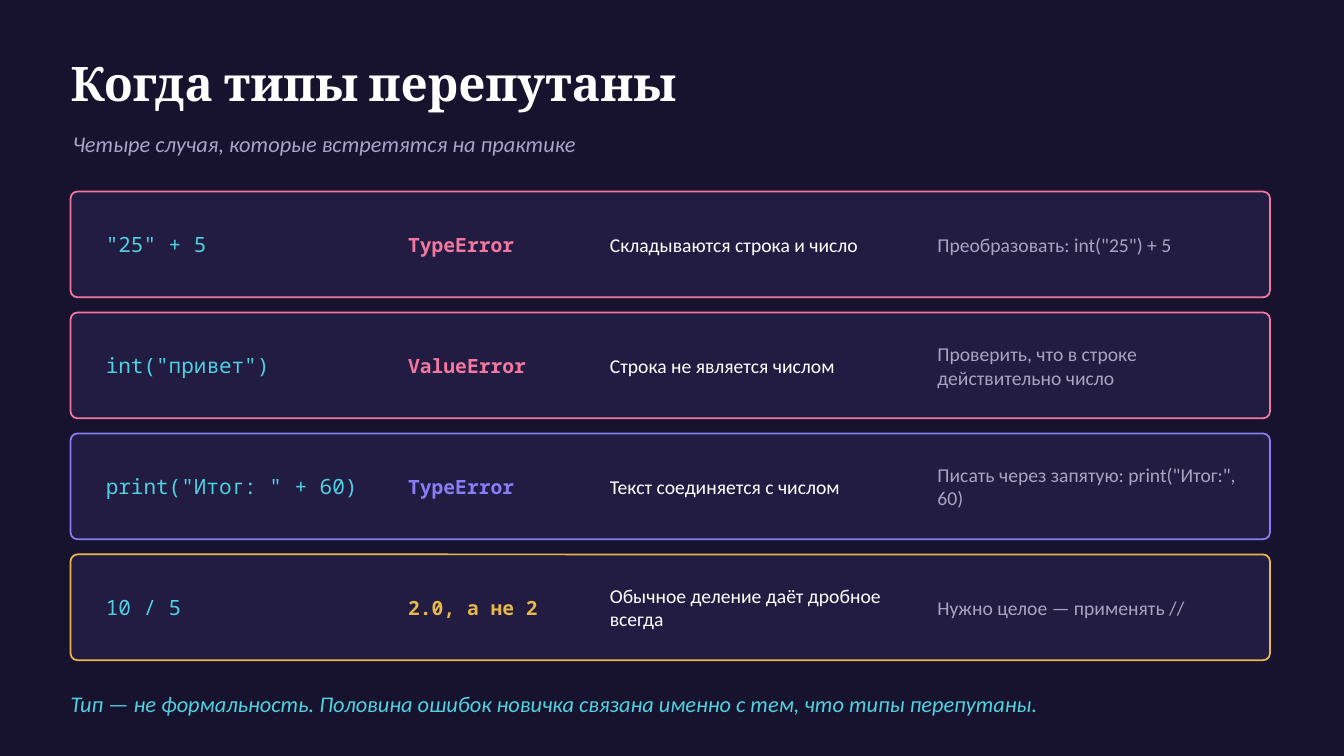
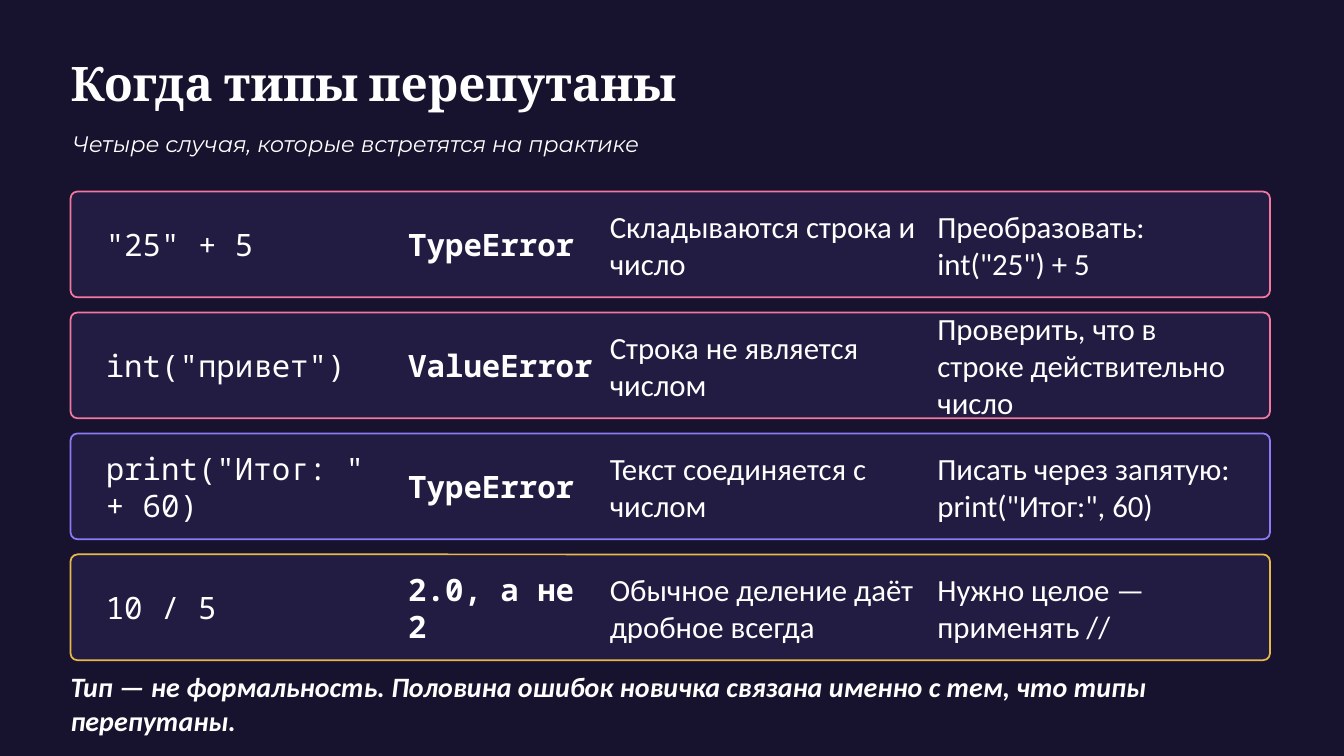
Before and after one commit to MuhammadMusa1/Pulotovschool, a slide deck: slide 19 of 10 класс/urok3/Презентация_занятие3_ред2.pptx. Drawn at 1344x756 pixels with LibreOffice and Linux fonts; fonts in the diff are those of the drawing. Boxes give left, top, right and bottom in pixels: in the first picture for what was removed or moved away, otherwise in the second. Text is boxed around its words. In the diff, an @@ line names an element or a change of style, - is before the commit and + after.

```diff
--- a/10 класс/urok3/Презентация_занятие3_ред2.pptx
+++ b/10 класс/urok3/Презентация_занятие3_ред2.pptx
@@ text "Четыре случая, которые встретятся на ..." at (x1=73, y1=136, x2=639, y2=157): font Calibri to Montserrat, text colour #A9A3C4 to #FFFFFF @@
@@ text "TypeError" at (x1=408, y1=234, x2=574, y2=264): size 14 to 22 pt, text colour #F2789F to #FFFFFF @@
@@ text "ValueError" at (x1=408, y1=353, x2=592, y2=378): size 14 to 22 pt, text colour #F2789F to #FFFFFF @@
@@ text "TypeError" at (x1=408, y1=476, x2=574, y2=506): size 14 to 22 pt, text colour #8B7CF6 to #FFFFFF @@
@@ size 15 to 22 pt, text colour #4FD1E0 to #FFFFFF in 4 elements at (x1=106, y1=233, x2=253, y2=257), (x1=106, y1=353, x2=346, y2=385), (x1=106, y1=456, x2=327, y2=522), (x1=106, y1=596, x2=216, y2=620) @@
@@ text "2.0, а не 2" at (x1=408, y1=578, x2=574, y2=638): size 14 to 22 pt, text colour #E8B84B to #FFFFFF @@
@@ size 14 to 22 pt in 4 elements at (x1=610, y1=218, x2=916, y2=276), (x1=610, y1=339, x2=859, y2=397), (x1=610, y1=460, x2=866, y2=518), (x1=610, y1=580, x2=913, y2=643) @@
@@ size 14 to 22 pt, text colour #A9A3C4 to #FFFFFF in 4 elements at (x1=937, y1=217, x2=1144, y2=279), (x1=937, y1=320, x2=1225, y2=419), (x1=937, y1=460, x2=1229, y2=522), (x1=937, y1=581, x2=1109, y2=643) @@
@@ text "Тип — не формальность. Половина ..." at (x1=71, y1=677, x2=1146, y2=736): size 16 to 20 pt, text colour #4FD1E0 to #FFFFFF, bold on @@
```
Also in this commit, not shown: 19 other slides changed, 1 other file.
